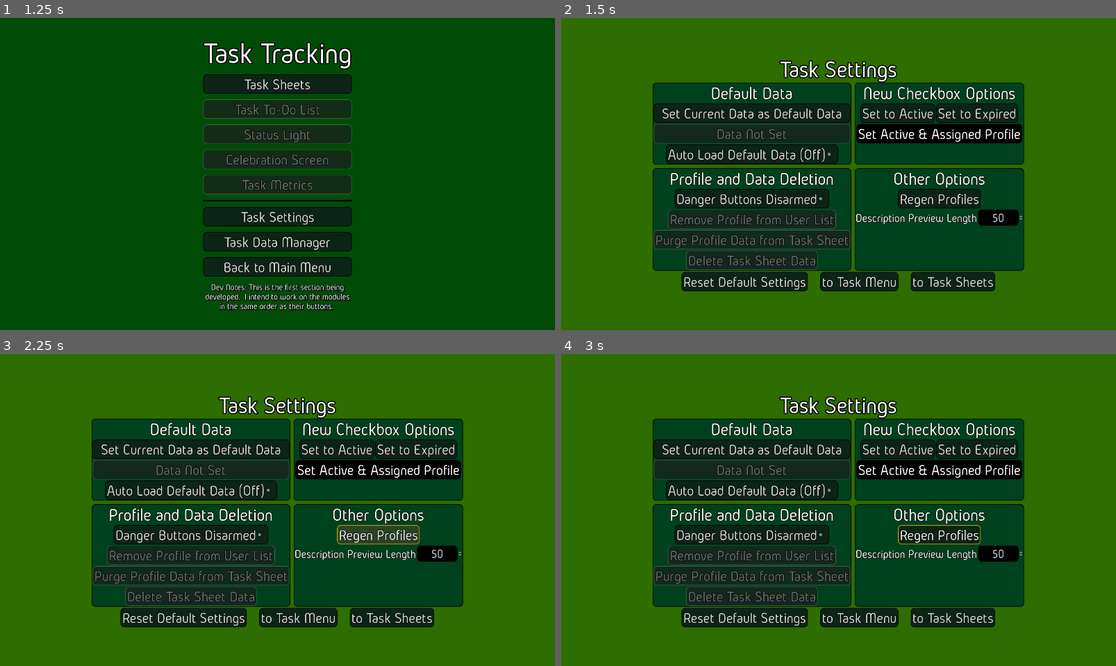
Above: before the commit, frames 1-4 (two rows, left to right).
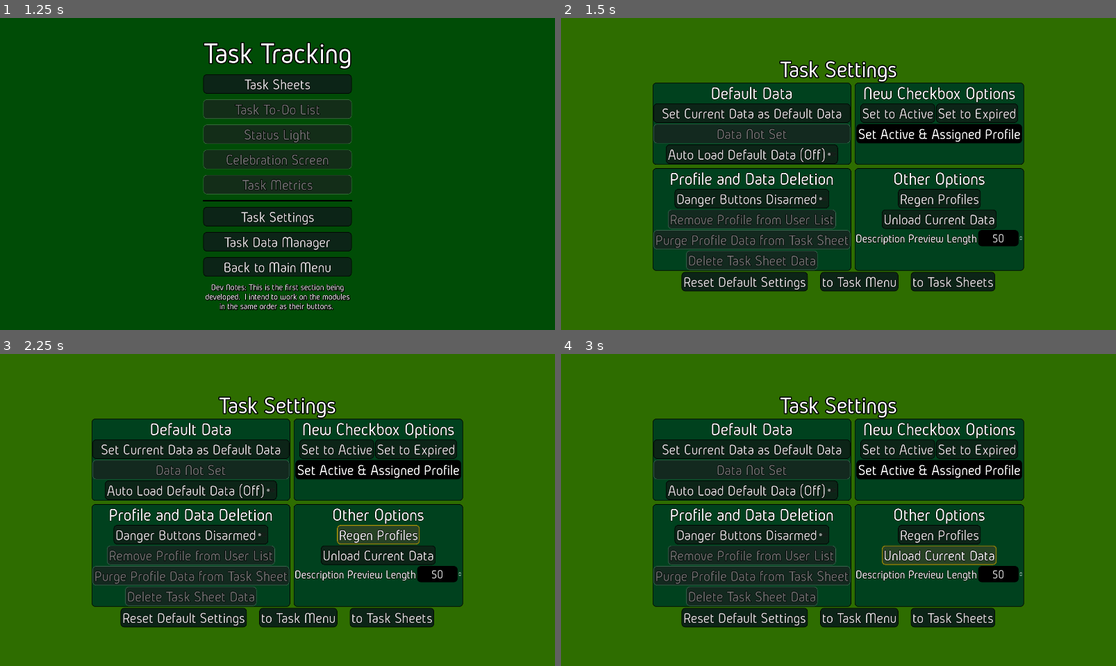
Above: after the commit, the same moments.

Repository: Phoenix-Greenleaf/GG-Household-Helper
Game: Godot game, scene res://scenes/main_menu.tscn
The game is run twice, just before and just after one commit, with the same random seed, the same clock (stepped at 60 frames per second) and the same inputs.
Inputs (mouse positions are in pixels of both pictures, inside the frame that each line leads up to):
- Up to frame 1 (1.25 s): click "Task Tracking" at 0.5 s
- Up to frame 2 (1.5 s): click "Task Settings" at 1.25 s
- Up to frame 3 (2.25 s): click "Regen Profiles" at 2 s
- Up to frame 4 (3 s): click (938, 553) at 2.75 s, where only the run after the commit has a clickable "Unload Current Data"

Frame 1 is identical in both runs. In frame 2, 2.1% of the frame differs, in the area x 53-84%, y 61-74%; in frame 3, 2.1%; in frame 4, 2.4%, in the area x 53-84%, y 54-74%.
Error in both runs: Invalid access to property or key 'spreadsheet_year_data' on a base object of type 'Nil'. (res://scenes/task_tracking_settings.gd:133)

Commit message:
Added Task Setting: Data Unload
Now one can return to the "unloaded" state for the task editor. May be more useful for testing than editing.

Diff:
--- a/scenes/task_tracking_settings.gd
+++ b/scenes/task_tracking_settings.gd
@@ -302,3 +302,10 @@
 	prints("Preview Length:", int_value)
 	DataGlobal.settings_file.task_description_preview_length = int_value
 	reload_settings()
+
+
+func _on_unload_current_data_button_pressed() -> void:
+	DataGlobal.current_tasksheet_data = null
+	if DataGlobal.settings_file.task_enable_auto_load_default_data:
+		DataGlobal.settings_file.task_enable_auto_load_default_data = false
+	reload_settings()
--- a/scenes/task_tracking_settings.tscn
+++ b/scenes/task_tracking_settings.tscn
@@ -192,33 +192,38 @@
 disabled = true
 text = "Delete Task Sheet Data"
 
-[node name="DefaultDataPanelContainer4" type="PanelContainer" parent="Center/VBox/GridContainer"]
+[node name="OtherOptionsPanelContainer" type="PanelContainer" parent="Center/VBox/GridContainer"]
 layout_mode = 2
 theme_override_styles/panel = ExtResource("4_ok60o")
 
-[node name="DefaultDataVBox" type="VBoxContainer" parent="Center/VBox/GridContainer/DefaultDataPanelContainer4"]
-layout_mode = 2
-
-[node name="DeletionLabel" type="Label" parent="Center/VBox/GridContainer/DefaultDataPanelContainer4/DefaultDataVBox"]
+[node name="OtherOptionsVBox" type="VBoxContainer" parent="Center/VBox/GridContainer/OtherOptionsPanelContainer"]
+layout_mode = 2
+
+[node name="OtherOptionsLabel" type="Label" parent="Center/VBox/GridContainer/OtherOptionsPanelContainer/OtherOptionsVBox"]
 layout_mode = 2
 text = "Other Options"
 horizontal_alignment = 1
 
-[node name="RegenProfilesButton" type="Button" parent="Center/VBox/GridContainer/DefaultDataPanelContainer4/DefaultDataVBox"]
+[node name="RegenProfilesButton" type="Button" parent="Center/VBox/GridContainer/OtherOptionsPanelContainer/OtherOptionsVBox"]
 layout_mode = 2
 size_flags_horizontal = 4
 text = "Regen Profiles"
 
-[node name="HBoxContainer" type="HBoxContainer" parent="Center/VBox/GridContainer/DefaultDataPanelContainer4/DefaultDataVBox"]
-layout_mode = 2
-alignment = 1
-
-[node name="Label" type="Label" parent="Center/VBox/GridContainer/DefaultDataPanelContainer4/DefaultDataVBox/HBoxContainer"]
+[node name="UnloadCurrentDataButton" type="Button" parent="Center/VBox/GridContainer/OtherOptionsPanelContainer/OtherOptionsVBox"]
+layout_mode = 2
+size_flags_horizontal = 4
+text = "Unload Current Data"
+
+[node name="HBoxContainer" type="HBoxContainer" parent="Center/VBox/GridContainer/OtherOptionsPanelContainer/OtherOptionsVBox"]
+layout_mode = 2
+alignment = 1
+
+[node name="Label" type="Label" parent="Center/VBox/GridContainer/OtherOptionsPanelContainer/OtherOptionsVBox/HBoxContainer"]
 layout_mode = 2
 theme_override_font_sizes/font_size = 40
 text = "Description Preview Length"
 
-[node name="DescriptionPreviewLengthSpinBox" type="SpinBox" parent="Center/VBox/GridContainer/DefaultDataPanelContainer4/DefaultDataVBox/HBoxContainer"]
+[node name="DescriptionPreviewLengthSpinBox" type="SpinBox" parent="Center/VBox/GridContainer/OtherOptionsPanelContainer/OtherOptionsVBox/HBoxContainer"]
 unique_name_in_owner = true
 layout_mode = 2
 size_flags_horizontal = 4
@@ -286,8 +291,9 @@
 [connection signal="pressed" from="Center/VBox/GridContainer/DeletionPanelContainer/DeletionVBox/RemoveProfileButton" to="." method="_on_remove_profile_button_pressed"]
 [connection signal="pressed" from="Center/VBox/GridContainer/DeletionPanelContainer/DeletionVBox/PurgeProfileDataButton" to="." method="_on_purge_profile_data_button_pressed"]
 [connection signal="pressed" from="Center/VBox/GridContainer/DeletionPanelContainer/DeletionVBox/DeleteTaskSheetButton" to="." method="_on_delete_task_sheet_button_pressed"]
-[connection signal="pressed" from="Center/VBox/GridContainer/DefaultDataPanelContainer4/DefaultDataVBox/RegenProfilesButton" to="." method="_on_regen_profiles_button_pressed"]
-[connection signal="value_changed" from="Center/VBox/GridContainer/DefaultDataPanelContainer4/DefaultDataVBox/HBoxContainer/DescriptionPreviewLengthSpinBox" to="." method="_on_description_preview_length_spin_box_value_changed"]
+[connection signal="pressed" from="Center/VBox/GridContainer/OtherOptionsPanelContainer/OtherOptionsVBox/RegenProfilesButton" to="." method="_on_regen_profiles_button_pressed"]
+[connection signal="pressed" from="Center/VBox/GridContainer/OtherOptionsPanelContainer/OtherOptionsVBox/UnloadCurrentDataButton" to="." method="_on_unload_current_data_button_pressed"]
+[connection signal="value_changed" from="Center/VBox/GridContainer/OtherOptionsPanelContainer/OtherOptionsVBox/HBoxContainer/DescriptionPreviewLengthSpinBox" to="." method="_on_description_preview_length_spin_box_value_changed"]
 [connection signal="pressed" from="Center/VBox/HBoxContainer/ResetDefaultSettingsButton" to="." method="_on_reset_default_settings_button_pressed"]
 [connection signal="pressed" from="Center/VBox/HBoxContainer/MenuBackButton" to="." method="_on_menu_back_button_pressed"]
 [connection signal="pressed" from="Center/VBox/HBoxContainer/SheetsBackButton" to="." method="_on_sheets_back_button_pressed"]
